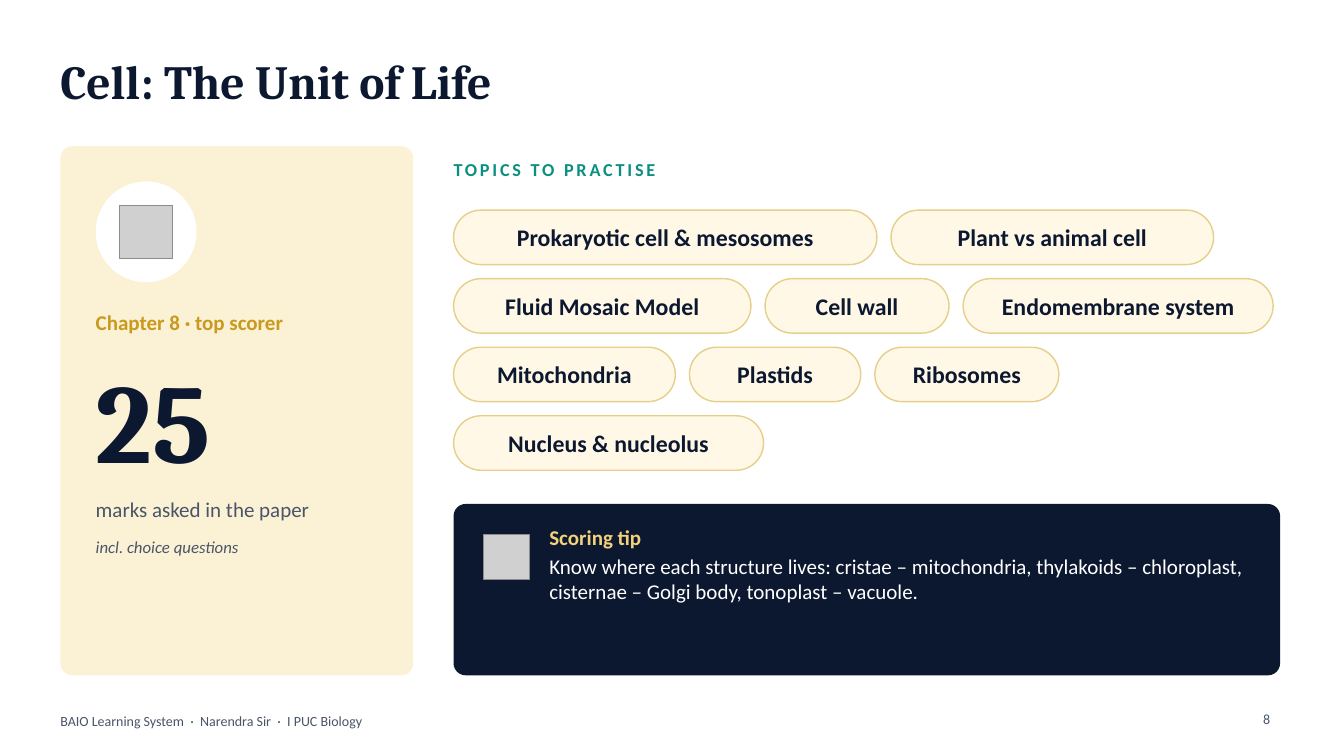
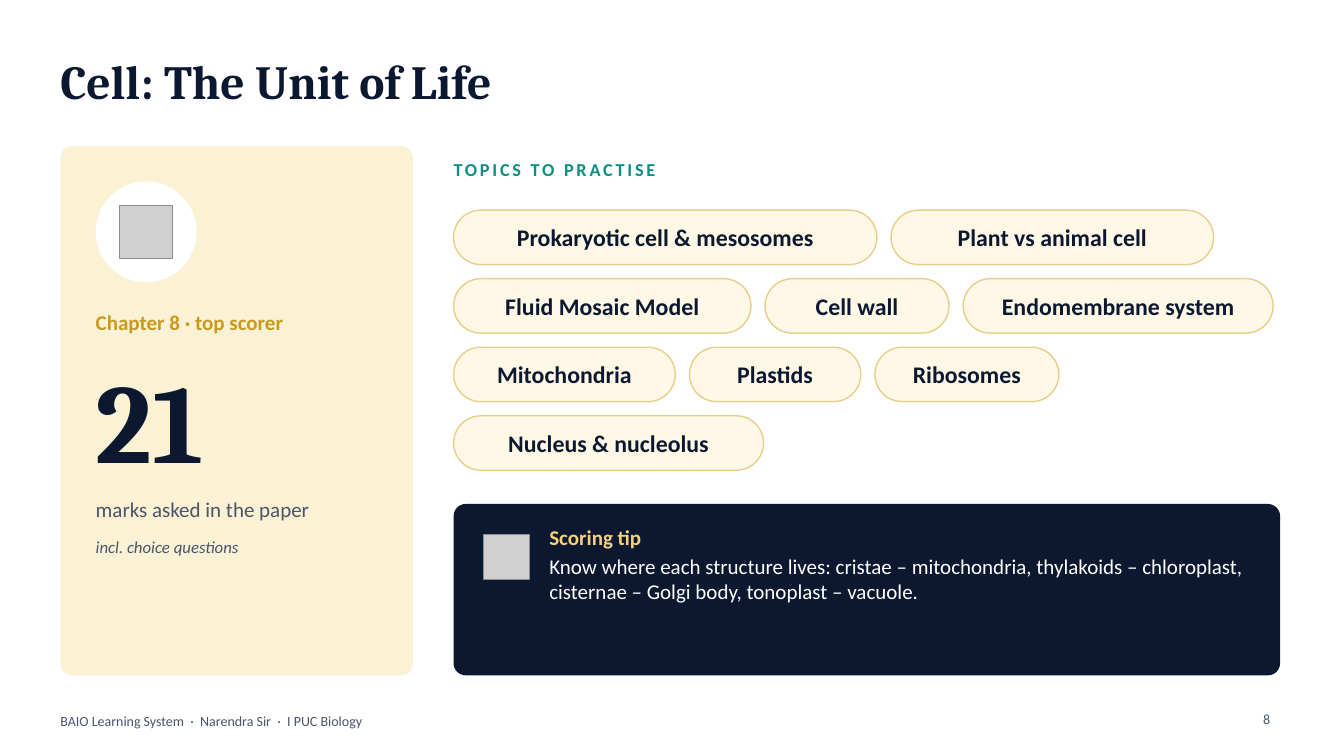
Before and after one commit to narendra-bio-sir/BAIO-Learning-System-By-Narendra-Sir, a slide deck: slide 8 of exam-corner/pu1-midterm-2026-topics-and-tips.pptx. Drawn at 1344x756 pixels with LibreOffice and Linux fonts; fonts in the diff are those of the drawing; grey boxes stand for pictures. Boxes give left, top, right and bottom in pixels: in the first picture for what was removed or moved away, otherwise in the second. Text is boxed around its words. In the diff, an @@ line names an element or a change of style, - is before the commit and + after.

```diff
--- a/exam-corner/pu1-midterm-2026-topics-and-tips.pptx
+++ b/exam-corner/pu1-midterm-2026-topics-and-tips.pptx
@@ text at (x1=96, y1=387, x2=204, y2=463): text changed @@
-25
+21
```
Also in this commit, not shown: 6 other slides changed, 2 other files.
